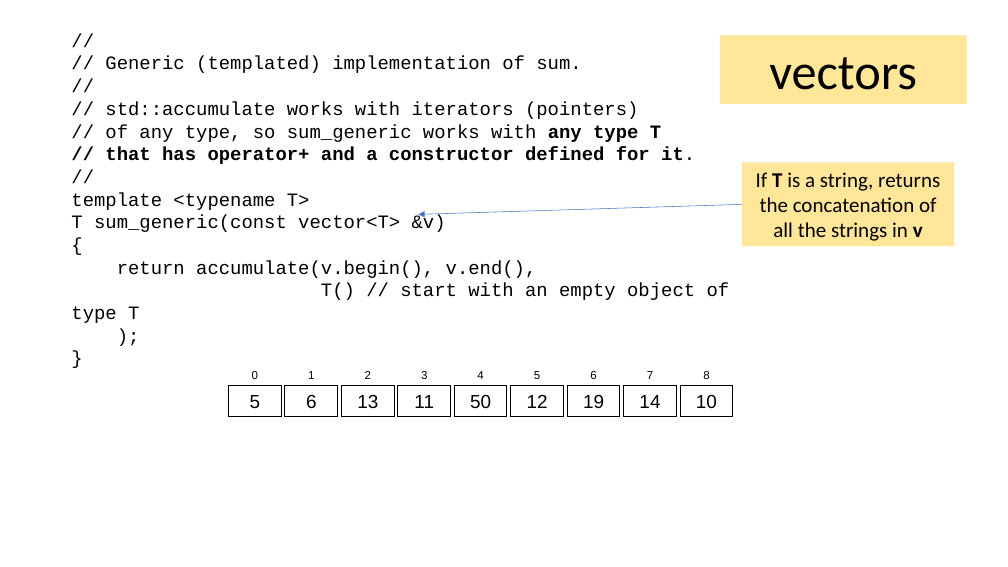
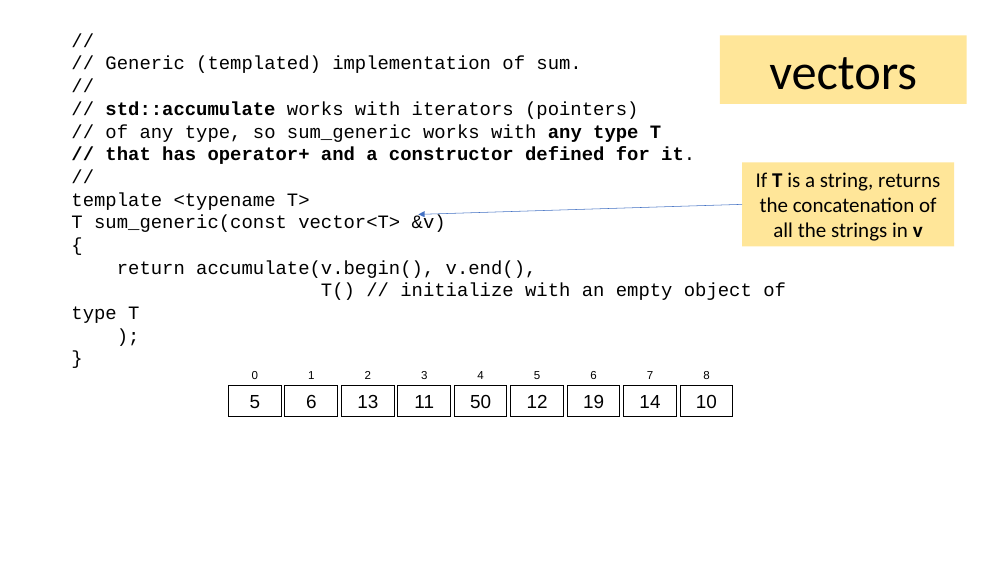
Before and after one commit to tjd1234/cmpt225fall2023, a slide deck: slide 20 of lecture_notes/week1/week1_intro.pptx (slide 19 before the commit). Drawn at 1008x567 pixels with LibreOffice and Linux fonts; fonts in the diff are those of the drawing. Boxes give left, top, right and bottom in pixels: in the first picture for what was removed or moved away, otherwise in the second. Text is boxed around its words. In the diff, an @@ line names an element or a change of style, - is before the commit and + after.

```diff
--- a/lecture_notes/week1/week1_intro.pptx
+++ b/lecture_notes/week1/week1_intro.pptx
@@ text at [105, 102, 661, 142]: bold on in "std::accumulate" @@
@@ text at [71, 283, 786, 323]: text changed @@
-T() // start with an empty object of type T
+T() // initialize with an empty object of type T
```
Also in this commit, not shown: 8 other slides changed, 2 slides added, 1 slide removed, 1 other file.
